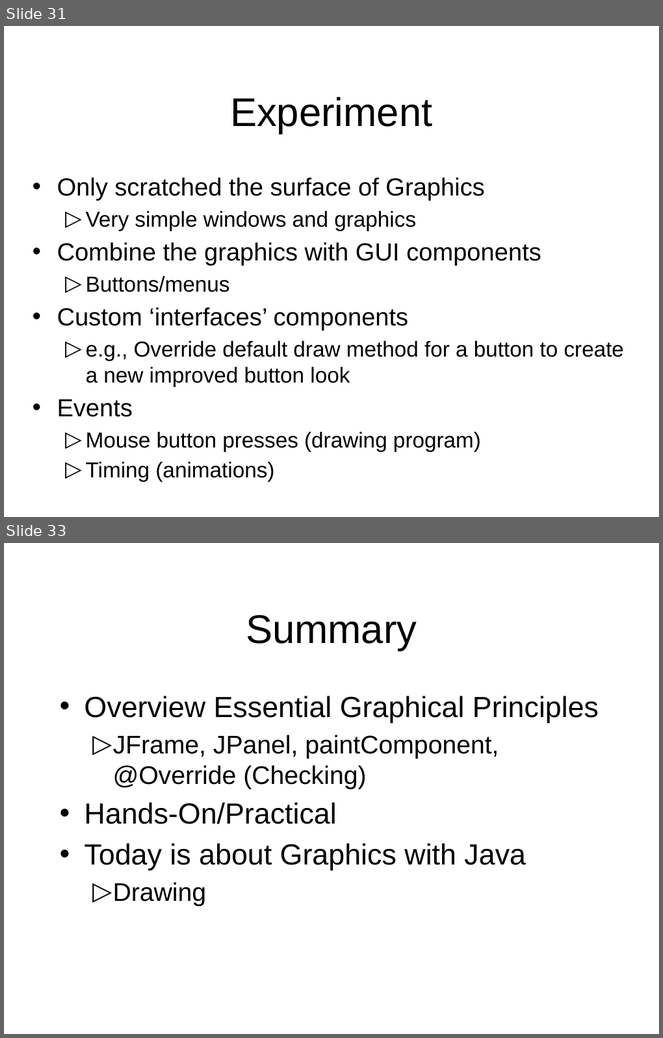
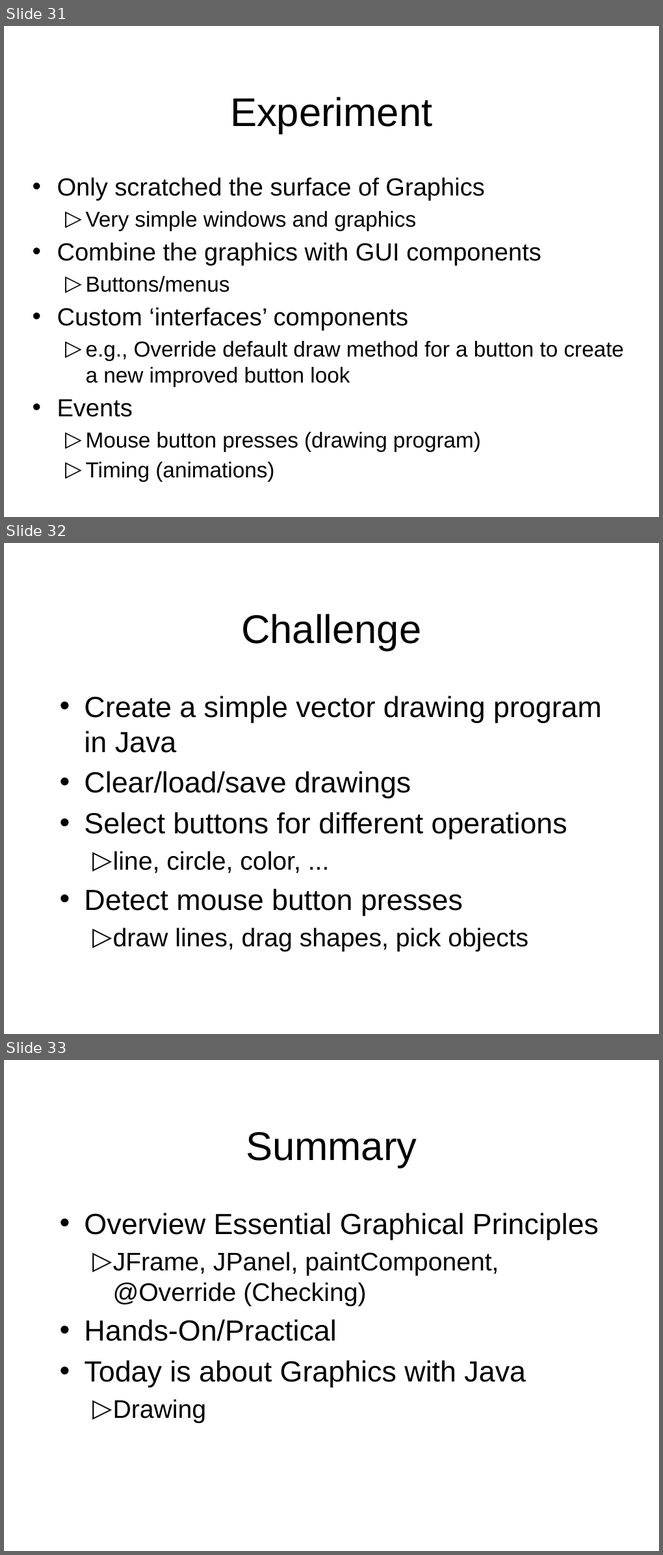
Before and after one commit to octaviordz/zjnu2017.github.io, a slide deck: OOP/lectures/080--Graphics.pptx. Shown one above the other, each under a label of ours: slides 31 and 33 before the commit, slides 31, 32 and 33 after it; the slides between them are not shown. The pictures are 663x1038 and 663x1555 pixels, drawn with LibreOffice and Linux fonts; fonts in the diff are those of the drawing. Boxes give left, top, right and bottom in pixels: in the first picture for what was removed or moved away, otherwise in the second. Text is boxed around its words. In the diff, an @@ line names an element or a change of style, - is before the commit and + after.

```diff
--- a/OOP/lectures/080--Graphics.pptx
+++ b/OOP/lectures/080--Graphics.pptx
@@ slide 32 added at box(4, 543, 659, 1034), background #FFFFFF @@
@@ title added at box(241, 614, 421, 651), 44 pt, text #000000 @@
+Challenge
@@ text added at box(84, 696, 602, 952), 32 pt, text #000000 @@
+• Create a simple vector drawing program in Java
+• Clear/load/save drawings
+• Select buttons for different operations
+  ▷ line, circle, color, ...
+• Detect mouse button presses
+  ▷ draw lines, drag shapes, pick objects
```
Also in this commit, not shown: 6 other files.
